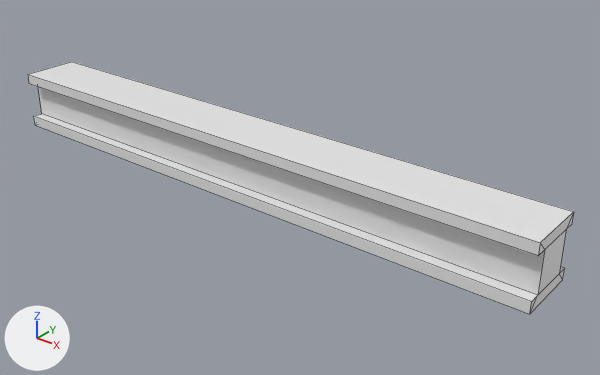
Renders of the FBX model Project3Demo/Assets/Resources/Meshes/Environment/Props/Beam_Metal.FBX from each side of a commit.
Rendered twice from a camera (50 mm lens) standing at (2.43, -2.66, 1.74) and looking at (0.22, 0.1, 0.03). Arrows for +X, +Y and +Z are at lower left; the lights stay in place. Mesh edges are drawn as thin lines. Where no turn or scale is listed for an object, it has been applied to the vertices.
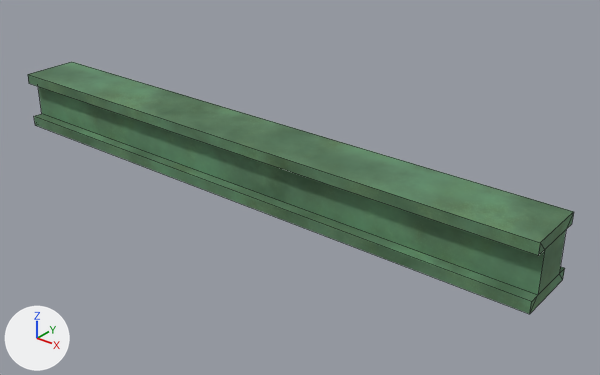
Boxes (x1, y1, x2, y2) around the edits, measured in the pictures (600 x 375 px):
'Box032', recoloured (white to green): (28, 62, 574, 314) in both

The edits, one by one:
Picture 'Sand_Dirt_basecolor.tga' (img_sand_dirt_basecolor_tga) is new.
Material '01 - Default' (mat_01___default) is new.
Its texture is img_sand_dirt_basecolor_tga.
Its roughness is 0.859.
me_mesh has 24 vertices, 26 faces and spans x -1.5..1.5, y -0.15..0.15, z 0.0..0.3.
me_mesh now uses material mat_01___default (picture img_sand_dirt_basecolor_tga).
